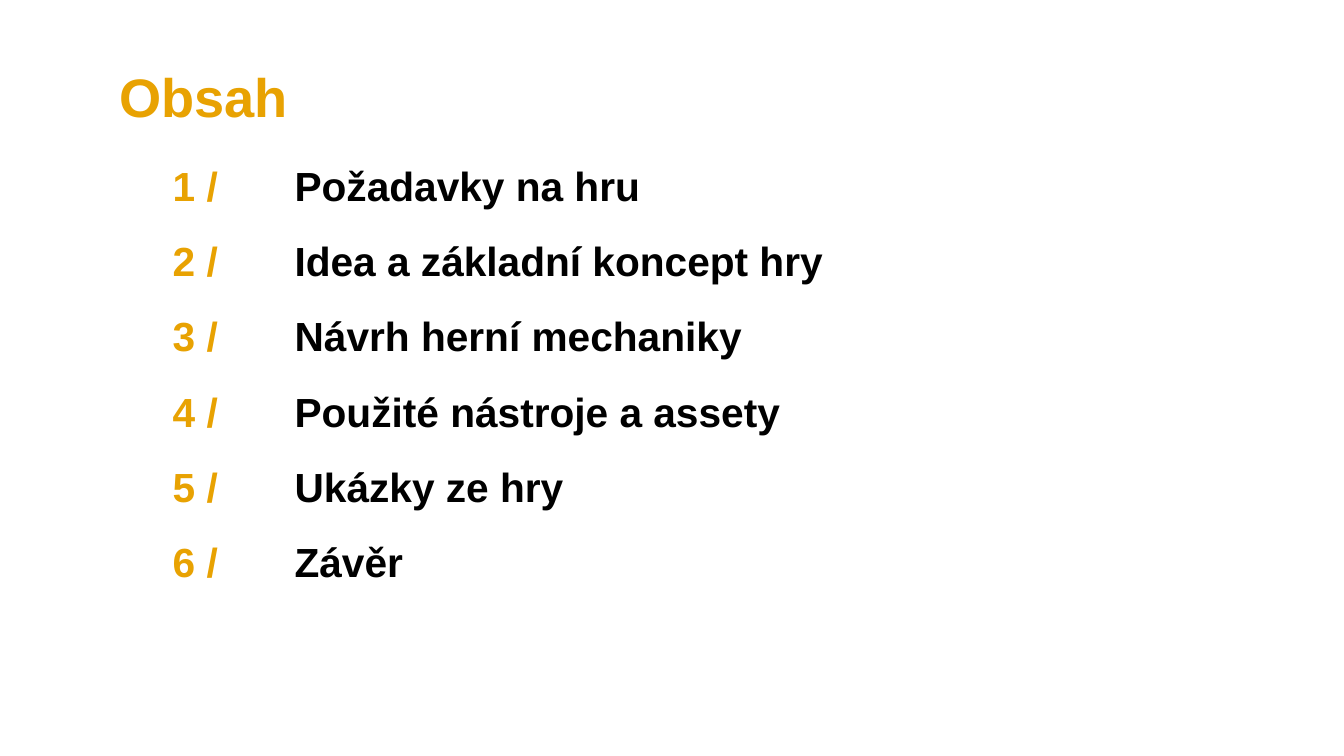
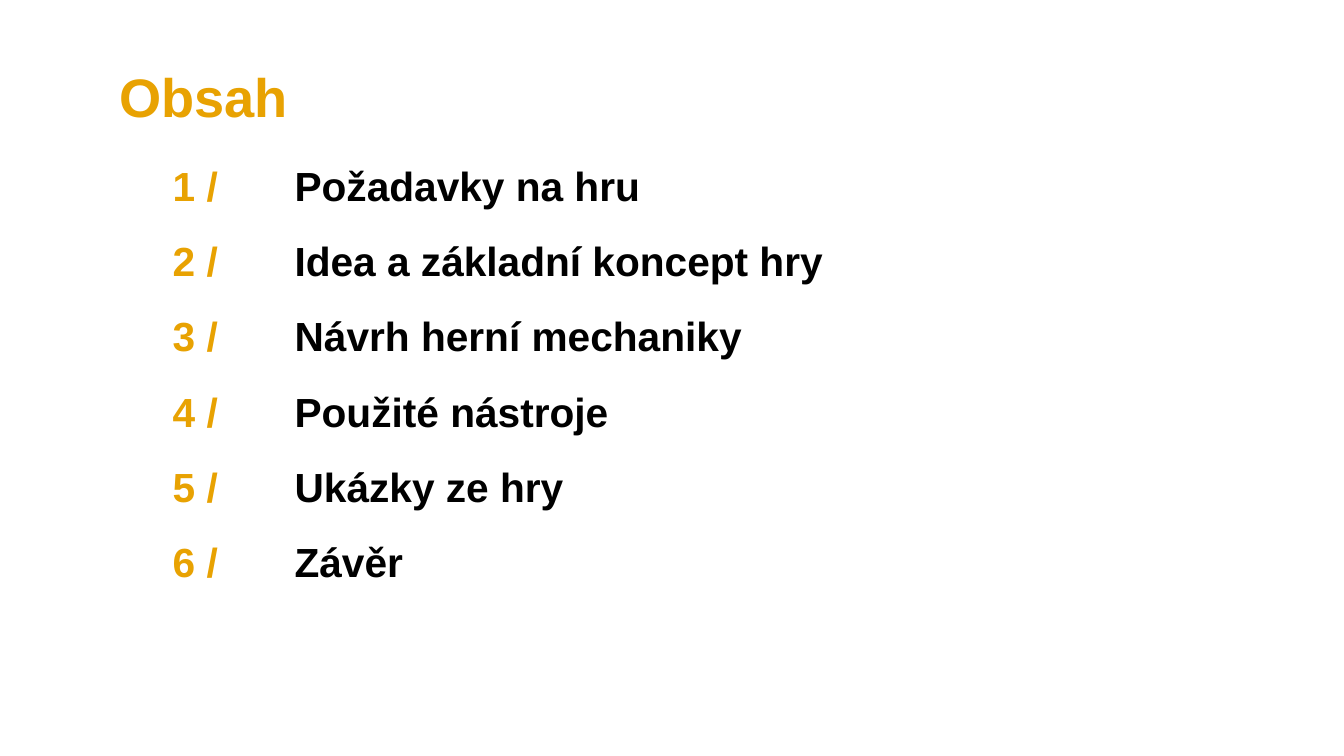
Before and after one commit to marecekroman/GregGame, a slide deck: slide 2 of Gregs Game.pptx. Drawn at 1344x756 pixels with LibreOffice and Linux fonts; fonts in the diff are those of the drawing; background and template pictures are left out. Boxes give left, top, right and bottom in pixels: in the first picture for what was removed or moved away, otherwise in the second. Text is boxed around its words. In the diff, an @@ line names an element or a change of style, - is before the commit and + after.

```diff
--- a/Gregs Game.pptx
+++ b/Gregs Game.pptx
@@ text at (173, 396, 608, 434): text changed @@
-4 / Použité nástroje a assety
+4 / Použité nástroje
```
Also in this commit, not shown: 8 other slides changed, 5 slides added, 4 slides removed, 3 other files.
